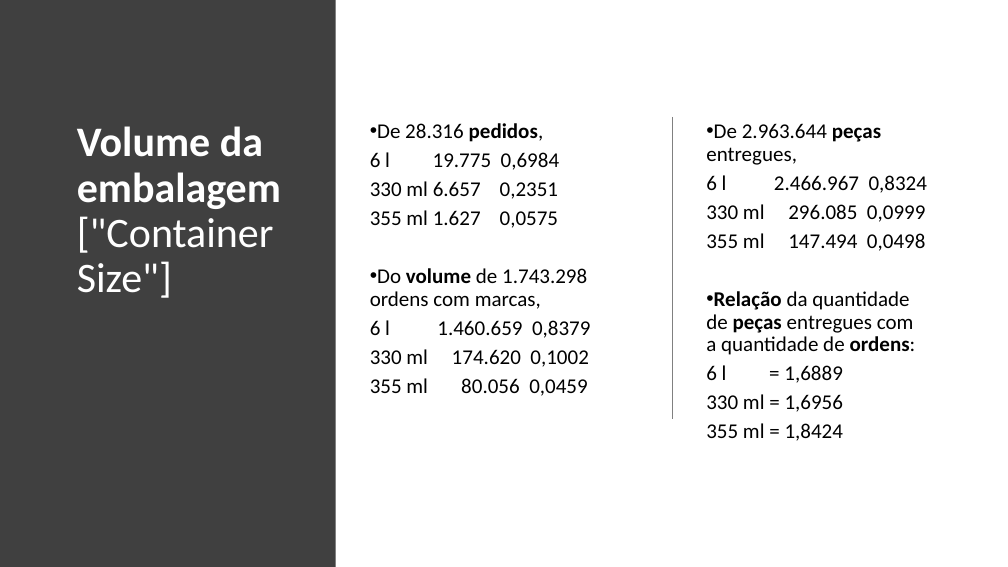
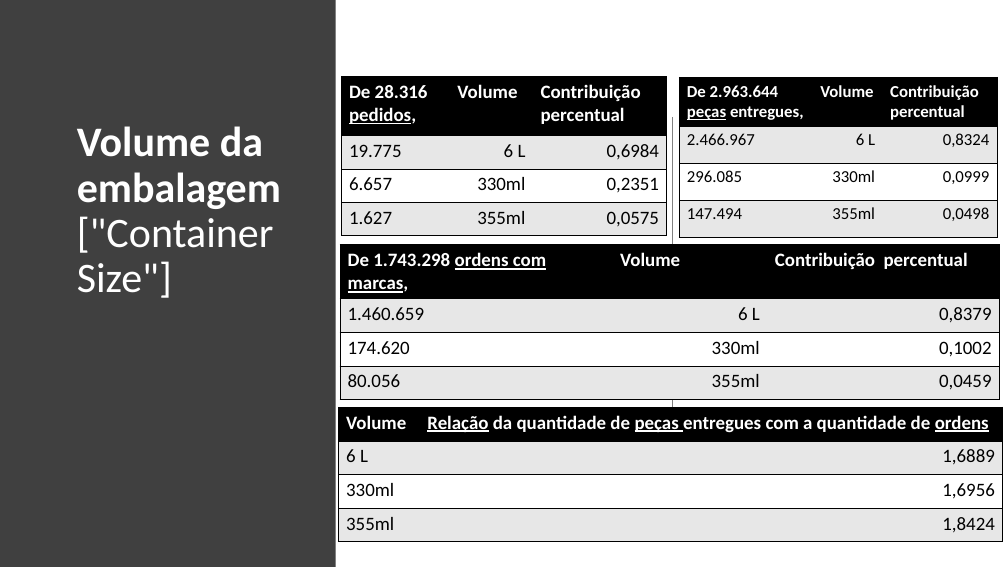
Before and after one commit to brenoccosta/ABIAcademyHack, a slide deck: slide 12 of Apresentação1.pptx. Drawn at 1008x567 pixels with LibreOffice and Linux fonts; fonts in the diff are those of the drawing. Boxes give left, top, right and bottom in pixels: in the first picture for what was removed or moved away, otherwise in the second. Text is boxed around its words. In the diff, an @@ line names an element or a change of style, - is before the commit and + after.

```diff
--- a/Apresentação1.pptx
+++ b/Apresentação1.pptx
@@ table added at box(342, 76, 667, 235), 4 rows, 3 columns @@
+De 28.316 pedidos, | Volume | Contribuição percentual
+19.775 | 6 L | 0,6984
+6.657 | 330ml | 0,2351
+1.627 | 355ml | 0,0575
@@ table added at box(680, 77, 997, 237), 4 rows, 3 columns @@
+De 2.963.644 / peças entregues, | Volume | Contribuição percentual
+2.466.967 | 6 L | 0,8324
+296.085 | 330ml | 0,0999
+147.494 | 355ml | 0,0498
@@ text removed at box(370, 123, 590, 396) @@
-• De 28.316 pedidos,
-6 l 19.775 0,6984
-330 ml 6.657 0,2351
-355 ml 1.627 0,0575
-• Do volume de 1.743.298 ordens com marcas,
-6 l 1.460.659 0,8379
-330 ml 174.620 0,1002
-355 ml 80.056 0,0459
@@ text removed at box(706, 123, 927, 441) @@
-• De 2.963.644 peças entregues,
-6 l 2.466.967 0,8324
-330 ml 296.085 0,0999
-355 ml 147.494 0,0498
-• Relação da quantidade de peças entregues com a quantidade de ordens:
-6 l = 1,6889
-330 ml = 1,6956
-355 ml = 1,8424
@@ table added at box(340, 245, 1000, 399), 4 rows, 3 columns @@
+De 1.743.298 ordens com marcas, | Volume | Contribuição percentual
+1.460.659 | 6 L | 0,8379
+174.620 | 330ml | 0,1002
+80.056 | 355ml | 0,0459
@@ table added at box(339, 408, 1003, 542), 4 rows, 2 columns @@
+Volume | Relação da quantidade de peças entregues com a quantidade de ordens
+6 L | 1,6889
+330ml | 1,6956
+355ml | 1,8424
```
Also in this commit, not shown: 2 other slides changed, 1 other file.
